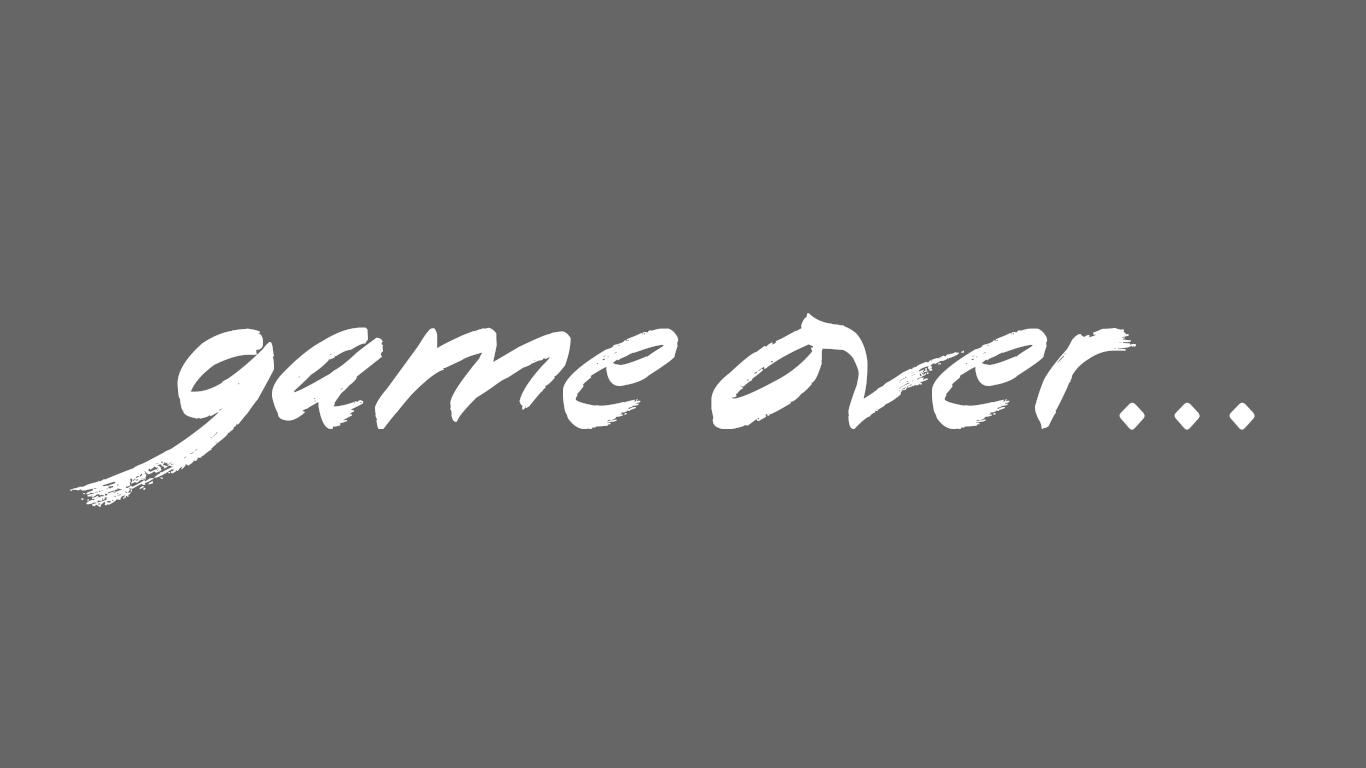
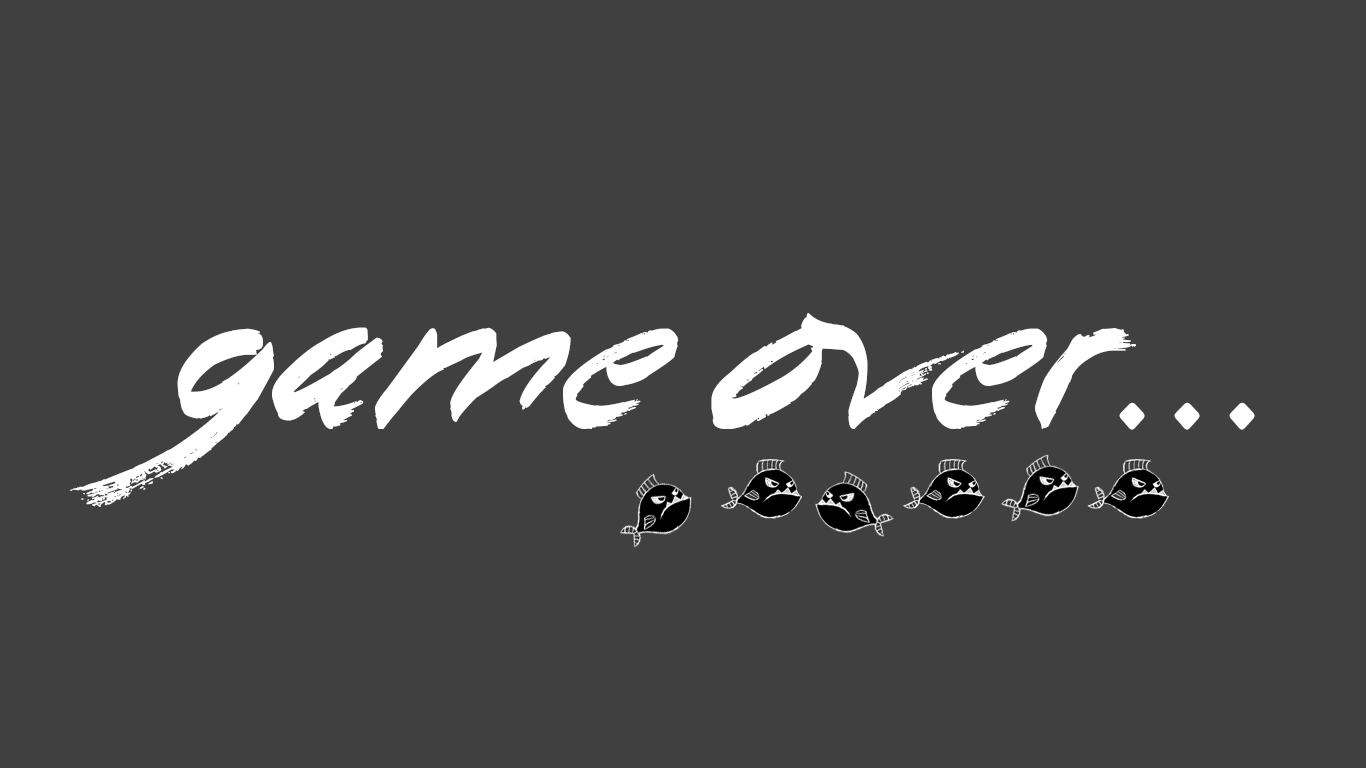
Layered file, before and after one edit (1366 × 768). Changes by layer:
added layer "Calque 6" in group "Plan de travail 1" over (619, 454, 1169, 548)
"Calque 1": opacity 60% → 75% over (0, 0, 1366, 768)
